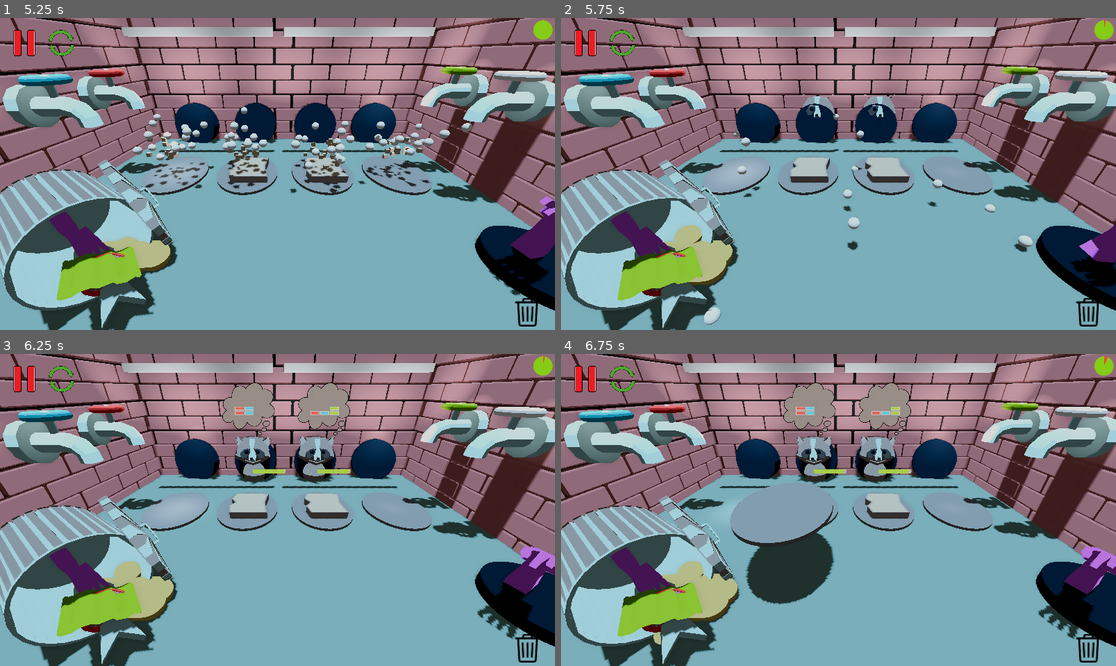
Above: before the commit, frames 1-4 (two rows, left to right).
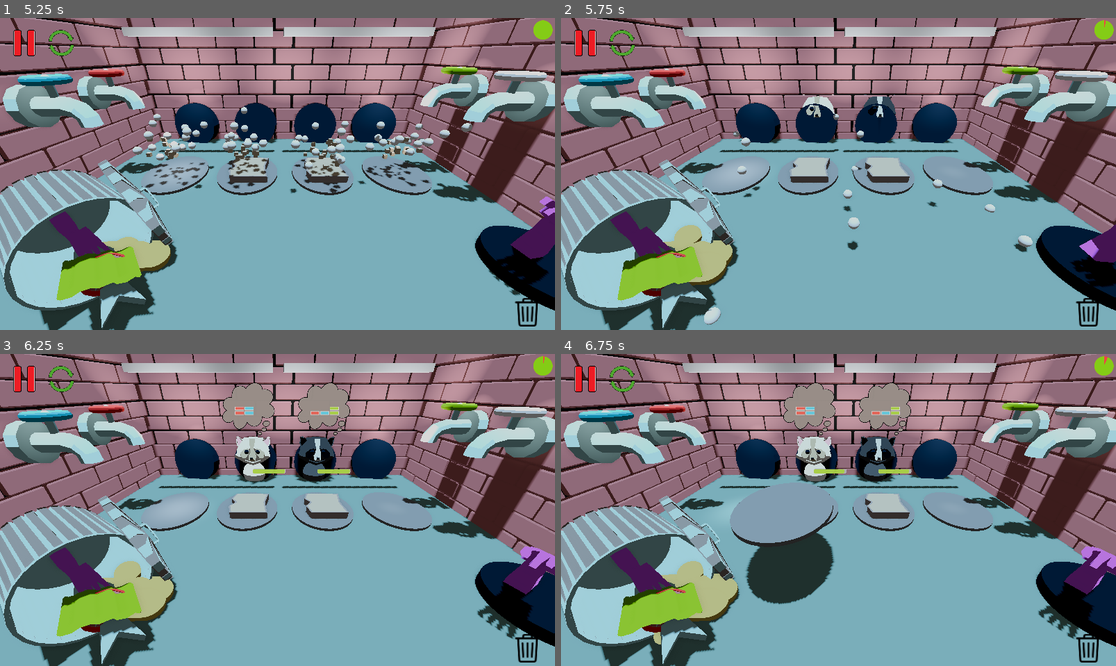
Above: after the commit, the same moments.

Repository: gabrield67/Sandwich-Shop
Game: Godot game, scene res://scenes/Game/game_final.tscn
The game is run twice, just before and just after one commit, with the same random seed, the same clock (stepped at 60 frames per second) and the same inputs.
Inputs (mouse positions are in pixels of both pictures, inside the frame that each line leads up to):
- Up to frame 1 (5.25 s): click (61, 42) at 0.5 s; click (61, 42) at 1.25 s; click (61, 42) at 2 s; click (61, 42) at 2.75 s; click (61, 42) at 3.5 s; click (61, 42) at 4.25 s; click (22, 42) at 5 s
- Up to frame 2 (5.75 s): no input
- Up to frame 3 (6.25 s): move the mouse to (399, 494) at 5.77 s; click (399, 494) at 5.92 s
- Up to frame 4 (6.75 s): drag from (727, 525) to (810, 572) at 6.52 s

Frame 1 is identical in both runs. In frame 2, 0.4% of the frame differs, in the area x 43-61%, y 24-32%; in frame 3, 1.2%, in the area x 42-61%, y 26-41%; in frame 4, 1.2%.

Commit message:
Random colors for raccoons

Diff:
--- /dev/null
+++ b/models/raccon_color_manager.gd
@@ -0,0 +1,71 @@
+extends Node3D
+
+@onready var raccoon_head = $"raccoonHead"
+@onready var raccoon_body = $"raccoonBody"
+@onready var raccoon_tail = $"raccoonTail/Cylinder"
+
+const RACCOON_PALETTES = {
+	"classic": null,
+	"dark": {
+		"head": Color("4a4a4a"), "body": Color("5a5a5a"),
+		"snout": Color("d9d9d9"), "cheek": Color("1a1a1a"),
+		"ear_outer": Color("4a4a4a"), "ear_inner": Color("000000ff"),
+		"tail_base": Color("5a5a5a"),  "tail_stripe": Color("1a1a1a")
+	},
+	"albino": {
+		"head": Color("f7f4eb"), "body": Color("ffffff"),
+		"snout": Color("c9b794ff"), "cheek": Color("c9b794ff"),
+		"ear_outer": Color("f7f4eb"), "ear_inner": Color("ffbaba"),
+		"tail_base": Color("ffffff"),  "tail_stripe": Color("c9b794ff")
+	},
+	"cinnamon": {
+		"head": Color("9a7453ff"), "body": Color("9a7453ff"),
+		"snout": Color("eadecc"), "cheek": Color("4e3e36"),
+		"ear_outer": Color("9a7453ff"), "ear_inner": Color("cdbba8"),
+		"tail_base": Color("9a7453ff"),  "tail_stripe": Color("5a493f")
+	}
+}
+
+var palette_names = RACCOON_PALETTES.keys()
+
+
+func apply_mesh(mesh_list, palette_list, part) -> void:
+	for mesh in mesh_list:
+		_set_mesh_color(mesh, 0, palette_list[part])
+
+func apply_color_palette(palette_name: String) -> void:
+	var colors = RACCOON_PALETTES.get(palette_name, RACCOON_PALETTES["classic"])
+	if palette_name == "classic":
+		pass
+	else:
+		# head
+		apply_mesh(raccoon_head.raccoon_head, colors, "head")
+		apply_mesh(raccoon_head.raccoon_cheeks, colors, "cheek")
+		_set_mesh_color(raccoon_head.raccoon_ears[0], 0, colors["ear_outer"])
+		_set_mesh_color(raccoon_head.raccoon_ears[0], 1, colors["ear_inner"])
+		_set_mesh_color(raccoon_head.raccoon_ears[1], 0, colors["ear_outer"])
+		_set_mesh_color(raccoon_head.raccoon_ears[1], 1, colors["ear_inner"])
+		_set_mesh_color(raccoon_head.raccoon_snout, 0, colors["snout"])
+
+		#body
+		_set_mesh_color(raccoon_body, 0, colors["body"])
+		_set_mesh_color(raccoon_tail, 0, colors["tail_base"])
+		_set_mesh_color(raccoon_tail, 1, colors["tail_stripe"])
+
+
+func _set_mesh_color(mesh_node: MeshInstance3D, surface_index: int, target_color: Color) -> void:
+	if not mesh_node:
+		return
+
+	if mesh_node.get_surface_override_material_count() <= surface_index:
+		if not mesh_node.get_active_material(surface_index):
+			return
+
+	var mat = mesh_node.get_active_material(surface_index)
+	if mat:
+		mat = mat.duplicate()
+	else:
+		mat = StandardMaterial3D.new()
+
+	mat.albedo_color = target_color
+	mesh_node.set_surface_override_material(surface_index, mat)
--- a/models/raccoon_head.gd
+++ b/models/raccoon_head.gd
@@ -1,6 +1,11 @@
 extends Node3D
 
 var is_dead = false;
+
+@onready var raccoon_head = [$"Cylinder"]
+@onready var raccoon_ears = [$"Cylinder_001", $"Cylinder_002"]
+@onready var raccoon_cheeks = [$"Cylinder_003", $"Cylinder_004"]
+@onready var raccoon_snout = $"Cube"
 # Called when the node enters the scene tree for the first time.
 func _ready() -> void:
 	if is_dead:
--- a/models/raccoon_head.tscn
+++ b/models/raccoon_head.tscn
@@ -20,27 +20,27 @@
 [node name="raccoonHead" unique_id=1241450067 instance=ExtResource("1_ousl6")]
 script = ExtResource("2_i0lle")
 
-[node name="Cylinder" parent="." index="0" unique_id=1387519303]
+[node name="Cylinder" parent="." index="0" unique_id=1262152076]
 surface_material_override/0 = ExtResource("2_f4w7d")
 
-[node name="Cylinder_001" parent="." index="1" unique_id=1464094898]
+[node name="Cylinder_001" parent="." index="1" unique_id=1556451873]
 surface_material_override/0 = ExtResource("2_f4w7d")
 surface_material_override/1 = ExtResource("3_eku7j")
 
-[node name="Cylinder_002" parent="." index="2" unique_id=288919583]
+[node name="Cylinder_002" parent="." index="2" unique_id=924485004]
 surface_material_override/0 = ExtResource("2_f4w7d")
 surface_material_override/1 = ExtResource("3_eku7j")
 
-[node name="Cube" parent="." index="3" unique_id=1236861795]
+[node name="Cube" parent="." index="3" unique_id=1830523180]
 surface_material_override/0 = ExtResource("4_lnwa2")
 
-[node name="Cube_001" parent="." index="4" unique_id=1476344236]
+[node name="Cube_001" parent="." index="4" unique_id=1508799288]
 surface_material_override/0 = ExtResource("5_ko7r5")
 
-[node name="Cylinder_003" parent="." index="5" unique_id=1358880317]
+[node name="Cylinder_003" parent="." index="5" unique_id=1569147660]
 surface_material_override/0 = ExtResource("5_ko7r5")
 
-[node name="Cylinder_004" parent="." index="6" unique_id=185650425]
+[node name="Cylinder_004" parent="." index="6" unique_id=361429110]
 surface_material_override/0 = ExtResource("5_ko7r5")
 
 [node name="MeshInstance3D" type="MeshInstance3D" parent="." index="7" unique_id=584003007]
@@ -56,28 +56,35 @@
 
 [node name="DeadInd1" type="MeshInstance3D" parent="." index="9" unique_id=245713086]
 transform = Transform3D(0.10339902, -0.2644174, 0, 0.10448752, 0.26166284, 0, 0, 0, 0.057, 0.337, 0.164, -1.1962845)
+visible = false
 mesh = SubResource("BoxMesh_i0lle")
 
 [node name="DeadInd2" type="MeshInstance3D" parent="." index="10" unique_id=1563038489]
 transform = Transform3D(-0.10448751, -0.26166287, 0, 0.10339903, -0.26441738, 0, 0, 0, 0.057, 0.337, 0.164, -1.1962845)
+visible = false
 mesh = SubResource("BoxMesh_i0lle")
 
 [node name="DeadInd3" type="MeshInstance3D" parent="." index="11" unique_id=1081015057]
 transform = Transform3D(0.10339902, -0.2644174, 0, 0.10448752, 0.26166284, 0, 0, 0, 0.057, -0.36, 0.164, -1.1962845)
+visible = false
 mesh = SubResource("BoxMesh_i0lle")
 
 [node name="DeadInd4" type="MeshInstance3D" parent="." index="12" unique_id=858994975]
 transform = Transform3D(-0.10448751, -0.26166287, 0, 0.10339903, -0.26441738, 0, 0, 0, 0.057, -0.36, 0.164, -1.1962845)
+visible = false
 mesh = SubResource("BoxMesh_i0lle")
 
 [node name="WinInd" type="MeshInstance3D" parent="." index="13" unique_id=973300514]
 transform = Transform3D(0.46248922, 0, 0, 0, 0.42120925, 0, 0, 0, 0.057, -0.36, 0.164, -1.1939168)
+visible = false
 mesh = SubResource("BoxMesh_i0lle")
 
 [node name="WinInd2" type="MeshInstance3D" parent="." index="14" unique_id=537779573]
 transform = Transform3D(0.46248922, 0, 0, 0, 0.42120925, 0, 0, 0, 0.057, 0.36462897, 0.164, -1.1939168)
+visible = false
 mesh = SubResource("BoxMesh_i0lle")
 
 [node name="WinInd3" type="MeshInstance3D" parent="." index="15" unique_id=1326274408]
 transform = Transform3D(0.46248922, 0, 0, 0, 0.112947546, 0, 0, 0, 0.057, 0.009575963, 0.2841942, -1.1939168)
+visible = false
 mesh = SubResource("BoxMesh_i0lle")
--- a/models/whole_raccoon_model.tscn
+++ b/models/whole_raccoon_model.tscn
@@ -11,7 +11,7 @@
 [node name="raccoonHead" parent="." unique_id=1241450067 instance=ExtResource("1_0doq1")]
 transform = Transform3D(-0.99999994, 0, -8.742277e-08, 0, 1, 0, 8.742277e-08, 0, -0.99999994, 0, 0, -0.5564541)
 
-[node name="PlaceholderRaccoonBody" type="MeshInstance3D" parent="." unique_id=294207954]
+[node name="raccoonBody" type="MeshInstance3D" parent="." unique_id=294207954]
 transform = Transform3D(1.5, 0, 0, 0, 1.5, 0, 0, 0, 1.5, 0, -1.3564084, -0.15925771)
 mesh = SubResource("SphereMesh_ka5vx")
 surface_material_override/0 = ExtResource("2_0doq1")
--- a/raccoon_tail.tscn
+++ b/raccoon_tail.tscn
@@ -6,7 +6,7 @@
 
 [node name="raccoonTail" unique_id=687596290 instance=ExtResource("1_xqp31")]
 
-[node name="Cylinder" parent="." index="0" unique_id=1947534138]
+[node name="Cylinder" parent="." index="0" unique_id=290928161]
 transform = Transform3D(0.5, 0, 0, 0, 0.5, 0, 0, 0, 0.5, 0, 0, 0)
 surface_material_override/0 = ExtResource("2_7hs65")
 surface_material_override/1 = ExtResource("3_vip82")
--- a/scenes/Game/game_final.tscn
+++ b/scenes/Game/game_final.tscn
@@ -677,7 +677,7 @@
 transform = Transform3D(-0.0025272497, 1.4479582, -1.1353459, -1.839997, -0.0032115101, -3.1615874e-10, -0.0019816172, 1.1353441, 1.4479604, -8.051999, 2.445, 8.049999)
 
 [node name="fishBones" parent="WholeTrash/trashCanModel/trashBase" unique_id=978523315 instance=ExtResource("11_djiwr")]
-transform = Transform3D(-0.0812602, -0.29546818, -0.046852045, -0.013478189, 0.052116226, -0.30529034, 0.29885635, -0.077988535, -0.026507609, 0.255, 1.21, 0.035)
+transform = Transform3D(-0.0812602, -0.2954682, -0.046852045, -0.013478189, 0.05211623, -0.30529034, 0.29885635, -0.07798854, -0.026507609, 0.255, 1.21, 0.035)
 
 [node name="tomatoMesh" parent="WholeTrash/trashCanModel/trashBase" unique_id=1286273143 instance=ExtResource("12_26feh")]
 transform = Transform3D(0.00049250526, -0.36427844, 0.12460294, -0.13416712, 0.11662968, 0.34149927, -0.36086538, -0.04385922, -0.12679689, 0.275, 1.385, 0.065)
--- a/scenes/Raccoon/raccoon.gd
+++ b/scenes/Raccoon/raccoon.gd
@@ -10,6 +10,7 @@
 @onready var thought_bubble_label =$"Flavor Display/Flavor Viewport/Thought Bubble/Label"
 @onready var timer_display = $"Timer Display"
 @onready var chart_display = $"Flavor Display/Flavor Viewport/Thought Bubble/Flavor Chart"
+@onready var color_palette = $"WholeRaccoonModel"
 
 @export var test_raccoon_spawn: bool = false
 @export var bar_width = 40
@@ -37,6 +38,7 @@
 	set(value):
 		needs_to_enter = value
 		if needs_to_enter and is_active:
+			select_random_colors()
 			handle_entrance()
 
 @export var needs_to_exit: bool = false:
@@ -67,6 +69,7 @@
 	chart_display.update_chart_data(target_flavors)
 
 	original_size = scale
+	select_random_colors()
 	if is_active:
 		handle_entrance()
 
@@ -212,6 +215,12 @@
 				return false
 	return true
 
+func select_random_colors() -> void:
+	randomize()
+	var random_index = randi() % color_palette.palette_names.size()
+	var chosen_palette = color_palette.palette_names[random_index]
+	color_palette.apply_color_palette(chosen_palette)
+
 func turnOnUpgradeTime() -> void:
 	$Sprite3D.visible=true
 func turnOffUpgradeTime() -> void:
--- a/scenes/Raccoon/raccoon.tscn
+++ b/scenes/Raccoon/raccoon.tscn
@@ -3,6 +3,7 @@
 [ext_resource type="Script" uid="uid://c3jhtrqw8x8yr" path="res://scenes/Raccoon/raccoon.gd" id="1_fnbhh"]
 [ext_resource type="PackedScene" uid="uid://c124rtdal8yfg" path="res://models/whole_raccoon_model.tscn" id="2_gvxd3"]
 [ext_resource type="PackedScene" uid="uid://g3ri2k46mdch" path="res://scenes/UI/timer_3d.tscn" id="2_wngsp"]
+[ext_resource type="Script" uid="uid://d1wd0gvsss6qo" path="res://models/raccon_color_manager.gd" id="3_btq72"]
 [ext_resource type="PackedScene" uid="uid://d2r8uv00axk3i" path="res://scenes/Raccoon/thought_bubble.tscn" id="5_axfwu"]
 [ext_resource type="PackedScene" uid="uid://bdh8u52n0jw4m" path="res://assets/Sandwich Eat Particles.tscn" id="5_epiun"]
 [ext_resource type="PackedScene" uid="uid://ecpkd4q734jf" path="res://scenes/FlavorProfile.tscn" id="6_epiun"]
@@ -26,6 +27,7 @@
 test_raccoon_spawn = true
 
 [node name="WholeRaccoonModel" parent="." unique_id=1874828909 instance=ExtResource("2_gvxd3")]
+script = ExtResource("3_btq72")
 
 [node name="Timer Display" type="Sprite3D" parent="." unique_id=2102177136]
 transform = Transform3D(1, 0, 0, 0, 1, 0, 0, 0, 1, 1.0103045, -0.8910922, 0.98120373)
Not shown, added: models/raccon_color_manager.gd.uid
